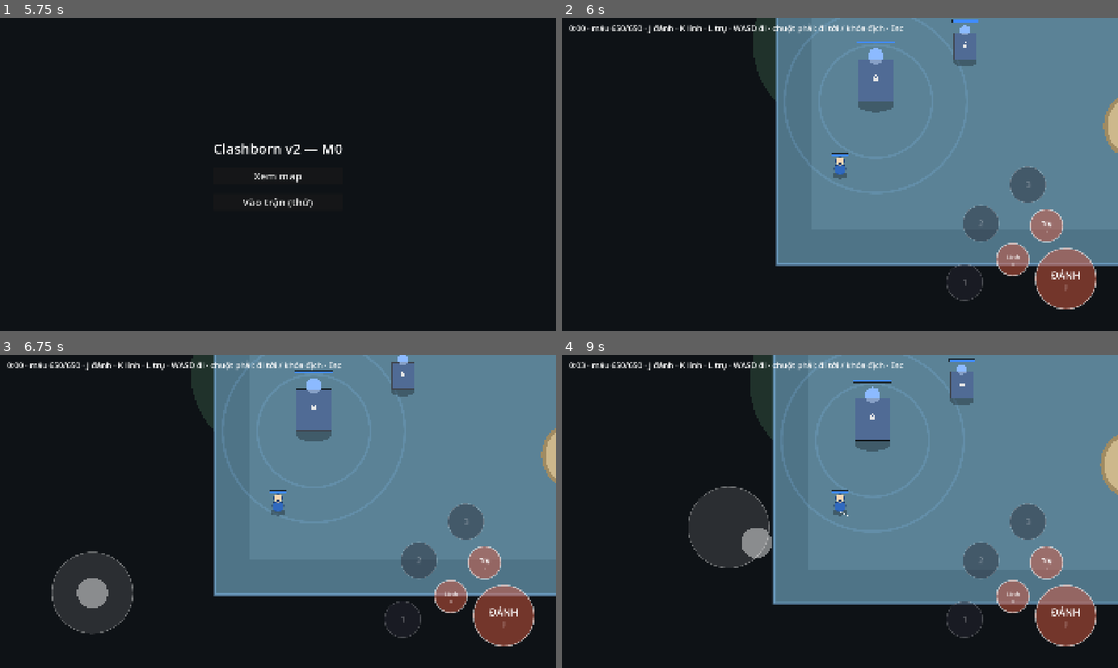
Above: before the commit, frames 1-4 (two rows, left to right).
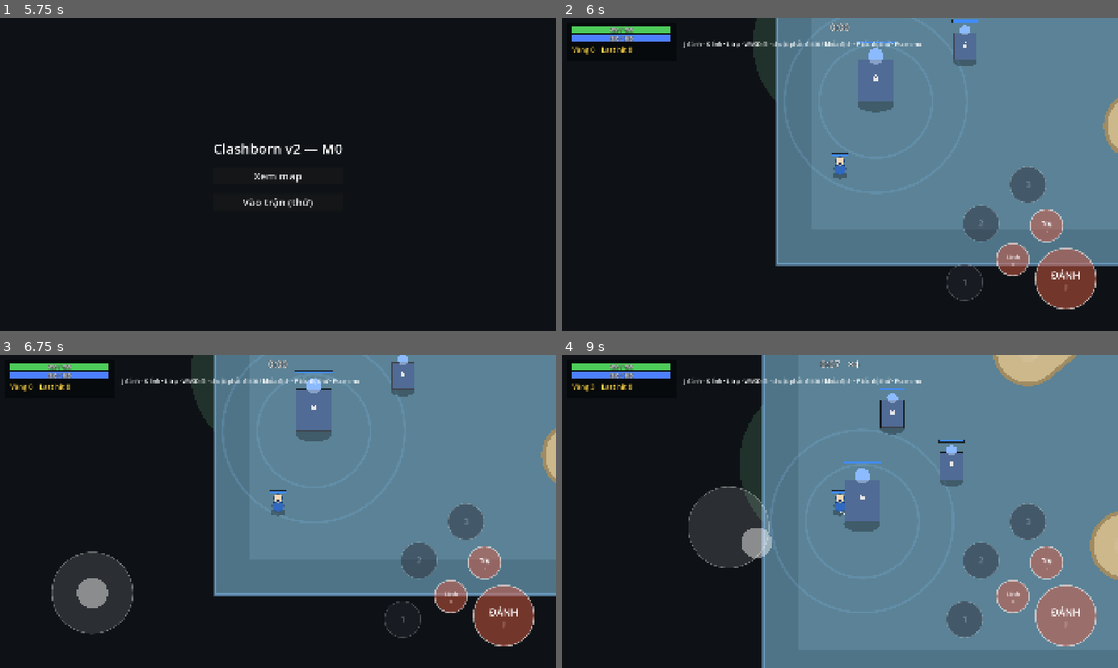
Above: after the commit, the same moments.

Repository: langhoangtien/clash-born-v2
Game: Godot game, scene res://app/main.tscn
Two runs of this game, one before a commit and one after it. Both use one fixed random seed, a clock stepped at 60 frames per second and the inputs below.
Inputs (mouse positions are in pixels of both pictures, inside the frame that each line leads up to):
- Up to frame 1 (5.75 s): click "Xem map" at 0.5 s; tap Enter at 1.25, 2.75, 4.25 s; move the mouse to (400, 158) at 1.27 s; hold D 1.28-2 s; tap F at 1.35, 3.05, 4.55 s; click (400, 158) at 1.42 s; tap Space at 2, 3.5 s; drag from (166, 190) to (250, 237) at 2.02 s; move the mouse to (333, 105) at 2.77 s; hold D 2.78-3.5 s; tap 0 at 2.85 s; click (333, 105) at 2.92 s; drag from (250, 237) to (111, 127) at 3.52 s; move the mouse to (444, 221) at 4.27 s; hold A 4.28-5 s; tap 5 at 4.35 s; click (444, 221) at 4.42 s; tap Escape at 4.9 s; drag from (111, 127) to (194, 96) at 5.02 s
- Up to frame 2 (6 s): click "Vào trận (thử)" at 5.75 s
- Up to frame 3 (6.75 s): tap Space at 6.5 s; move the mouse to (94, 592) at 6.52 s; hold S from 6.53 s (still down); tap K at 6.6 s; click (94, 592) at 6.67 s
- Up to frame 4 (9 s): tap F at 6.8, 8.1 s; release S at 7.25 s; drag from (1023, 574) to (728, 527) at 7.27 s; move the mouse to (962, 495) at 8.02 s; hold W 8.03-8.75 s; click (962, 495) at 8.17 s; drag from (728, 527) to (812, 574) at 8.77 s

Frame 1 is identical in both runs. In frame 2, 1.8% of the frame differs, in the area x 1-65%, y 1-12%; in frame 3, 1.8%; in frame 4, 22%, in the area x 1-100%, y 0-100%.

Commit message:
M2.5: win/lose (STR-05), gold from last hits/towers/passive (ECO-01/07), HUD, result screen, test speed key (D-53)
Co-Authored-By: Claude Opus 5.5 <noreply@anthropic.com>
Claude-Session: https://claude.ai/code/session_01U9XXiwXKA4KHDW2xJbUPmE

Diff:
--- a/app/match_scene.gd
+++ b/app/match_scene.gd
@@ -8,6 +8,9 @@
 const SEED: int = 1
 ## CTL-02: phím PC giả lập nút ĐÁNH / đánh lính / đánh trụ (theo Rules.AttackMode).
 const ATTACK_KEYS: Array[Key] = [KEY_J, KEY_K, KEY_L]
+const SPEEDS: Array[int] = [1, 2, 4, 8]
+const MENU_SCENE: String = "res://app/main.tscn"
+const HELP: String = "J đánh · K lính · L trụ · WASD đi · chuột phải: đi tới / khóa địch · F tốc độ thử · Esc menu"
 
 @onready var map_view: MapView = $MapView
 @onready var units_view: UnitsView = $UnitsView
@@ -15,11 +18,13 @@
 @onready var hud: Label = $Hud/Info
 @onready var joystick: TouchJoystick = $Hud/Joystick
 @onready var attack_buttons: AttackButtons = $Hud/AttackButtons
+@onready var match_hud: MatchHud = $Hud/MatchHud
 
 var world: World
 var runner: SimRunner
 var hero: Entity
 var input: MatchInput = MatchInput.new()
+var result: ResultPanel
 
 
 func _ready() -> void:
@@ -36,6 +41,9 @@
 	runner = SimRunner.new(world)
 	runner.before_step.connect(_before_step)
 	camera.position = hero.position
+	match_hud.world = world
+	match_hud.hero = hero
+	hud.text = HELP
 
 
 func _process(delta: float) -> void:
@@ -50,19 +58,23 @@
 	runner.advance(delta)
 	units_view.alpha = runner.alpha()
 	camera.position = units_view.display_position(hero)
-	hud.text = "%s · %s · J đánh · K lính · L trụ · WASD đi · chuột phải: đi tới / khóa địch · Esc" % [
-		_clock(), _status()]
+	match_hud.speed = runner.speed
+	if world.winner >= 0 and result == null:
+		_show_result()
 
 
-func _clock() -> String:
-	var seconds: int = int(world.tick * SimClock.TICK_SECONDS)
-	return "%d:%02d" % [seconds / 60, seconds % 60]
+func _show_result() -> void:
+	result = ResultPanel.new()
+	$Hud.add_child(result)
+	result.show_result(world, hero)
+	result.replay_pressed.connect(func() -> void: get_tree().reload_current_scene())
+	result.menu_pressed.connect(func() -> void: get_tree().change_scene_to_file(MENU_SCENE))
 
 
-func _status() -> String:
-	if not hero.alive:
-		return "hồi sinh sau %.0f s" % ceilf(maxi(0, hero.respawn_tick - world.tick) * SimClock.TICK_SECONDS)
-	return "máu %.0f/%.0f" % [hero.health, hero.stats.get_stat(StatId.Id.MAX_HP)]
+## D-53: phím F đổi tốc độ chơi thử ×1 → ×2 → ×4 → ×8 → ×1.
+func cycle_speed() -> void:
+	var i: int = SPEEDS.find(runner.speed)
+	runner.speed = SPEEDS[(i + 1) % SPEEDS.size()]
 
 
 func _before_step() -> void:
@@ -87,8 +99,10 @@
 
 
 func _unhandled_input(event: InputEvent) -> void:
-	if event is InputEventKey and event.pressed and (event as InputEventKey).keycode == KEY_ESCAPE:
-		get_tree().change_scene_to_file("res://app/main.tscn")
+	if event is InputEventKey and event.pressed and not (event as InputEventKey).echo and (event as InputEventKey).keycode == KEY_F:
+		cycle_speed()
+	elif event is InputEventKey and event.pressed and (event as InputEventKey).keycode == KEY_ESCAPE:
+		get_tree().change_scene_to_file(MENU_SCENE)
 	elif event is InputEventMouseButton and event.pressed and (event as InputEventMouseButton).button_index == MOUSE_BUTTON_RIGHT:
 		input.click_world_point(get_global_mouse_position(), true)
 	elif event is InputEventScreenTouch and event.pressed:
--- a/app/match_scene.tscn
+++ b/app/match_scene.tscn
@@ -6,6 +6,7 @@
 [ext_resource type="Resource" path="res://data/maps/clashborn.tres" id="4_map"]
 [ext_resource type="Script" path="res://view/hud/touch_joystick.gd" id="5_stick"]
 [ext_resource type="Script" path="res://view/hud/attack_buttons.gd" id="6_attack"]
+[ext_resource type="Script" path="res://view/hud/match_hud.gd" id="7_hud"]
 
 [node name="MatchScene" type="Node2D"]
 script = ExtResource("1_match")
@@ -23,12 +24,20 @@
 
 [node name="Hud" type="CanvasLayer" parent="."]
 
+[node name="MatchHud" type="Control" parent="Hud"]
+layout_mode = 3
+anchors_preset = 15
+anchor_right = 1.0
+anchor_bottom = 1.0
+mouse_filter = 2
+script = ExtResource("7_hud")
+
 [node name="Info" type="Label" parent="Hud"]
-offset_left = 24.0
-offset_top = 16.0
-offset_right = 1400.0
-offset_bottom = 60.0
-theme_override_font_sizes/font_size = 28
+offset_left = 420.0
+offset_top = 76.0
+offset_right = 1500.0
+offset_bottom = 110.0
+theme_override_font_sizes/font_size = 20
 
 [node name="Joystick" type="Control" parent="Hud"]
 anchors_preset = 2
--- a/app/sim_runner.gd
+++ b/app/sim_runner.gd
@@ -5,11 +5,17 @@
 
 ## Khung hình quá dài (máy giật) không chạy bù quá chừng này tick; phần thừa bị bỏ.
 const MAX_STEPS_PER_FRAME: int = 5
+## Khi tăng tốc: một khung hình không chạy SIM quá chừng này mili giây (giữ hình mượt; máy
+## yếu thì tốc độ thật thấp hơn số chọn). Tốc độ ×1 không bị giới hạn này.
+const FAST_FRAME_BUDGET_MS: int = 25
 
 signal before_step
 
 var world: World
 var paused: bool = false
+## Tăng tốc trận để chơi thử (D-53): số giây trận chạy cho mỗi giây thật. Chỉ chạy nhiều
+## tick hơn mỗi khung hình, không đổi SIM, nên phát lại vẫn khớp.
+var speed: int = 1
 
 var _accumulator: float = 0.0
 
@@ -22,14 +28,19 @@
 func advance(delta: float) -> int:
 	if paused:
 		return 0
-	_accumulator += maxf(0.0, delta)
+	_accumulator += maxf(0.0, delta) * speed
 	var steps: int = 0
-	while _accumulator + 0.000001 >= SimClock.TICK_SECONDS and steps < MAX_STEPS_PER_FRAME:
+	var cap: int = MAX_STEPS_PER_FRAME * speed
+	var start: int = Time.get_ticks_msec()
+	while _accumulator + 0.000001 >= SimClock.TICK_SECONDS and steps < cap and world.winner < 0:
 		_accumulator -= SimClock.TICK_SECONDS
 		before_step.emit()
 		world.step()
 		steps += 1
-	if steps == MAX_STEPS_PER_FRAME:
+		if speed > 1 and Time.get_ticks_msec() - start > FAST_FRAME_BUDGET_MS:
+			_accumulator = 0.0
+			break
+	if steps == cap or world.winner >= 0:
 		_accumulator = minf(_accumulator, SimClock.TICK_SECONDS * 0.999)
 	return steps
 
--- a/content/balance/balance_settings.tres
+++ b/content/balance/balance_settings.tres
@@ -45,3 +45,5 @@
 fountain_regen = 0.05
 fountain_damage = 300.0
 fountain_attack_interval = 1.0
+passive_gold = 1
+passive_gold_interval = 2.0
--- a/content/units/creep_melee.tres
+++ b/content/units/creep_melee.tres
@@ -22,3 +22,4 @@
 id = &"creep_melee"
 display_name = "Lính cận chiến"
 art_id = &"creep_melee"
+bounty_gold = 36
--- a/content/units/creep_ranged.tres
+++ b/content/units/creep_ranged.tres
@@ -23,3 +23,4 @@
 id = &"creep_ranged"
 display_name = "Lính đánh xa"
 art_id = &"creep_ranged"
+bounty_gold = 45
--- a/content/units/creep_siege.tres
+++ b/content/units/creep_siege.tres
@@ -23,3 +23,4 @@
 id = &"creep_siege"
 display_name = "Lính công thành"
 art_id = &"creep_siege"
+bounty_gold = 70
--- a/content/units/tower_t1.tres
+++ b/content/units/tower_t1.tres
@@ -23,3 +23,4 @@
 id = &"tower_t1"
 display_name = "Trụ 1"
 art_id = &"tower"
+bounty_gold = 150
--- a/content/units/tower_t2.tres
+++ b/content/units/tower_t2.tres
@@ -23,3 +23,4 @@
 id = &"tower_t2"
 display_name = "Trụ 2"
 art_id = &"tower"
+bounty_gold = 200
--- a/content/units/tower_t3.tres
+++ b/content/units/tower_t3.tres
@@ -23,3 +23,4 @@
 id = &"tower_t3"
 display_name = "Trụ 3"
 art_id = &"tower"
+bounty_gold = 225
--- a/content/units/tower_t4.tres
+++ b/content/units/tower_t4.tres
@@ -23,3 +23,4 @@
 id = &"tower_t4"
 display_name = "Trụ bảo vệ nhà"
 art_id = &"tower"
+bounty_gold = 250
--- a/sim/core/balance_settings.gd
+++ b/sim/core/balance_settings.gd
@@ -56,6 +56,11 @@
 @export var respawn_base: float
 @export var respawn_per_level: float
 
+@export_group("Kinh tế (ECO)")
+## ECO-01: cứ passive_gold_interval giây mỗi hero được passive_gold vàng.
+@export var passive_gold: int
+@export var passive_gold_interval: float
+
 @export_group("Điều khiển (CTL)")
 ## CTL-02: tầm tìm mục tiêu = tầm đánh + chừng này.
 @export var attack_search_bonus: float
--- a/sim/systems/damage_system.gd
+++ b/sim/systems/damage_system.gd
@@ -25,6 +25,7 @@
 		if target.health <= 0.0:
 			target.health = 0.0
 			target.alive = false
+			target.killer_id = r.source_id
 			world.emit(&"unit_died", r.source_id, r.target_id)
 
 
--- a/sim/systems/death_system.gd
+++ b/sim/systems/death_system.gd
@@ -1,8 +1,8 @@
 class_name DeathSystem
 extends SimSystem
 ## Pha 11: gỡ đơn vị đã chết. Công trình đổ → ghi vào `destroyed_structures`, phát
-## `structure_destroyed`, tính lại khóa (STR-02). Hero không bị gỡ: chờ rồi hồi sinh ở
-## fountain (ECO-04). Thưởng vàng/XP ở M2.5.
+## `structure_destroyed`, tính lại khóa (STR-02); nhà chính đổ → kết thúc trận (STR-05).
+## Hero không bị gỡ: chờ rồi hồi sinh ở fountain (ECO-04). Thưởng vàng ECO-01/07; XP ở M3.5.
 
 
 func run(world: World) -> void:
@@ -18,6 +18,7 @@
 			world.destroyed_structures[e.structure_id] = true
 			world.emit(&"structure_destroyed", -1, e.id)
 			structure_fell = true
+		_reward(world, e)
 		gone.append(e)
 	for e: Entity in gone:
 		world.remove_entity(e)
@@ -48,3 +49,22 @@
 	e.mana = e.stats.get_stat(StatId.Id.MAX_MANA)
 	e.order = Order.idle()
 	world.emit(&"hero_respawned", -1, e.id)
+
+
+## ECO-01: last hit của hero lấy vàng lính/quái. ECO-07: trụ đổ → mọi hero đội kia nhận
+## vàng trụ. STR-05: nhà chính đổ → đội kia thắng.
+func _reward(world: World, e: Entity) -> void:
+	if e.kind == Entity.Kind.CORE:
+		if world.winner < 0:
+			world.winner = 1 - e.team
+			world.emit(&"match_ended", -1, e.id)
+		return
+	if e.kind == Entity.Kind.TOWER:
+		for hero: Entity in world.entities:
+			if hero.kind == Entity.Kind.HERO and hero.team != e.team:
+				hero.gold += e.bounty_gold
+		return
+	var killer: Entity = world.find_entity(e.killer_id)
+	if killer != null and killer.kind == Entity.Kind.HERO and killer.team != e.team:
+		killer.gold += e.bounty_gold
+		killer.last_hits += 1
--- /dev/null
+++ b/sim/systems/economy_system.gd
@@ -0,0 +1,14 @@
+class_name EconomySystem
+extends SimSystem
+## Pha 12: vàng thụ động (ECO-01): cứ `passive_gold_interval` giây (tính từ tick 0) mỗi hero
+## được `passive_gold`, kể cả khi đang chờ hồi sinh. Vàng last hit / trụ ở DeathSystem.
+
+
+func run(world: World) -> void:
+	if world.balance.passive_gold_interval <= 0.0 or world.balance.passive_gold == 0:
+		return
+	if world.tick % maxi(1, SimClock.seconds_to_ticks(world.balance.passive_gold_interval)) != 0:
+		return
+	for e: Entity in world.entities:
+		if e.kind == Entity.Kind.HERO:
+			e.gold += world.balance.passive_gold
--- a/sim/world/entity.gd
+++ b/sim/world/entity.gd
@@ -33,6 +33,12 @@
 ## Hero: mục tiêu đang khóa (CTL-04, CommandSystem ghi), tick hồi sinh (ECO-04, DeathSystem ghi; -1 = không chờ).
 var lock_target_id: int = -1
 var respawn_tick: int = -1
+## Kinh tế (ECO-01/07): vàng thưởng khi bị hạ (từ dữ liệu), vàng và số last hit của hero,
+## kẻ gây đòn chết (DamageSystem ghi).
+var bounty_gold: int = 0
+var gold: int = 0
+var last_hits: int = 0
+var killer_id: int = -1
 var stats: StatBlock
 var health: float = 0.0
 var mana: float = 0.0
--- a/sim/world/unit_factory.gd
+++ b/sim/world/unit_factory.gd
@@ -31,6 +31,7 @@
 	e.attack_point = def.stats.attack_point
 	e.projectile_speed = def.stats.projectile_speed
 	e.stats = stats_from(world.balance, def.stats)
+	e.bounty_gold = def.bounty_gold
 	return world.add_entity(e)
 
 
--- a/sim/world/world.gd
+++ b/sim/world/world.gd
@@ -7,6 +7,8 @@
 enum Phase { COMMAND, EFFECT, STATE, VISION, CONTROLLER, MOVEMENT, ABILITY, ATTACK, DAMAGE, TRIGGER, DEATH, SPAWN }
 
 var tick: int = 0
+## Đội thắng (STR-05), -1 khi trận chưa xong. Đã có đội thắng thì step() không chạy nữa.
+var winner: int = -1
 var rng: RandomNumberGenerator = RandomNumberGenerator.new()
 var balance: BalanceSettings
 ## Map của trận; null trong test không cần map.
@@ -52,6 +54,7 @@
 	add_system(FountainSystem.new(), Phase.ATTACK)
 	add_system(DamageSystem.new(), Phase.DAMAGE)
 	add_system(DeathSystem.new(), Phase.DEATH)
+	add_system(EconomySystem.new(), Phase.SPAWN)
 
 
 func add_system(system: SimSystem, phase: Phase) -> void:
@@ -121,6 +124,8 @@
 
 
 func step() -> void:
+	if winner >= 0:
+		return
 	tick += 1
 	previous_events = events
 	events = []
@@ -132,11 +137,11 @@
 func state_hash() -> PackedByteArray:
 	var ctx: HashingContext = HashingContext.new()
 	ctx.start(HashingContext.HASH_SHA256)
-	ctx.update(PackedInt64Array([tick, rng.seed, rng.state, entities.size()]).to_byte_array())
+	ctx.update(PackedInt64Array([tick, rng.seed, rng.state, entities.size(), winner]).to_byte_array())
 	for e: Entity in entities:
 		ctx.update(PackedInt64Array([e.id, e.team, e.kind, e.order.type, int(e.order.finished), e.order.target_id,
 			int(e.alive), int(e.locked), int(e.returning), int(e.has_origin), e.aggro_target_id, e.aggro_until_tick, e.attack_phase, e.attack_target_id, e.attack_start_tick, e.attack_release_tick, e.next_attack_tick,
-			e.lock_target_id, e.respawn_tick]).to_byte_array())
+			e.lock_target_id, e.respawn_tick, e.gold, e.last_hits]).to_byte_array())
 		ctx.update(PackedFloat64Array([e.position.x, e.position.y, e.radius, e.health, e.mana,
 			e.order.point.x, e.order.point.y, e.order.direction.x, e.order.direction.y,
 			e.chase_origin.x, e.chase_origin.y]).to_byte_array())
--- a/tests/app/test_sim_runner.gd
+++ b/tests/app/test_sim_runner.gd
@@ -43,3 +43,17 @@
 	r.before_step.connect(func() -> void: seen.append(r.world.tick))
 	r.advance(0.1)
 	assert_eq(seen, [0, 1, 2])
+
+
+func test_D_53_speed_runs_more_ticks_per_real_second() -> void:
+	var r: SimRunner = _runner()
+	r.speed = 4
+	for i: int in range(60):
+		r.advance(1.0 / 60.0)
+	assert_eq(r.world.tick, 120)
+
+
+func test_STR_05_runner_stops_when_match_ended() -> void:
+	var r: SimRunner = _runner()
+	r.world.winner = 1
+	assert_eq(r.advance(1.0), 0)
--- /dev/null
+++ b/tests/sim/systems/test_match_end_economy.gd
@@ -0,0 +1,130 @@
+extends TestCase
+## M2.5: STR-05 (phá nhà chính → thua, trận dừng), ECO-01 (last hit, vàng thụ động), ECO-07 (vàng trụ).
+
+const MAP_PATH: String = "res://data/maps/clashborn.tres"
+const BALANCE_PATH: String = "res://content/balance/balance_settings.tres"
+
+static var _map: MapLayout
+static var _lib: ContentLibrary
+
+
+func _world(structures: bool = false) -> World:
+	if _map == null:
+		_map = load(MAP_PATH) as MapLayout
+		_lib = ContentLibrary.load_dir()
+	var w: World = World.new(1, load(BALANCE_PATH) as BalanceSettings)
+	w.map = _map
+	w.add_system(MovementSystem.new(), World.Phase.MOVEMENT)
+	if structures:
+		MatchSetup.spawn_structures(w, _lib)
+	return w
+
+
+func _center() -> Vector2:
+	return _map.world_size() * 0.5
+
+
+func _hit(w: World, source_id: int, target: Entity, amount: float = 1.0e9) -> void:
+	var r: DamageRequest = DamageRequest.new()
+	r.source_id = source_id
+	r.target_id = target.id
+	r.raw = amount
+	r.damage_type = DamageFormulas.DamageType.PURE
+	w.damage_requests.append(r)
+
+
+func _structure(w: World, structure_id: StringName) -> Entity:
+	for e: Entity in w.entities:
+		if e.structure_id == structure_id:
+			return e
+	return null
+
+
+func _brakk(w: World, team: int, at: Vector2) -> Entity:
+	return UnitFactory.hero(w, _lib.heroes[&"brakk"], team, at)
+
+
+func test_STR_05_core_destroyed_ends_match_and_sim_stops() -> void:
+	var w: World = _world(true)
+	var core: Entity = _structure(w, &"core_1")
+	core.locked = false
+	_hit(w, -1, core)
+	w.step()
+	assert_eq(w.winner, 0, "Red mất nhà chính → Blue thắng")
+	assert_true(w.events.any(func(ev: GameEvent) -> bool: return ev.type == &"match_ended"))
+	var tick: int = w.tick
+	var hash_before: PackedByteArray = w.state_hash()
+	for t: int in range(10):
+		w.step()
+	assert_eq(w.tick, tick, "trận đã xong thì không chạy nữa")
+	assert_eq(w.state_hash(), hash_before)
+
+
+func test_STR_05_no_winner_while_cores_stand() -> void:
+	var w: World = _world(true)
+	_hit(w, -1, _structure(w, &"blue_mid_t1"))
+	w.step()
+	assert_eq(w.winner, -1)
+
+
+func test_ECO_01_last_hit_gives_bounty_to_killer_only() -> void:
+	var w: World = _world()
+	var me: Entity = _brakk(w, 0, _center())
+	var ally: Entity = _brakk(w, 0, _center() + Vector2(0, 200))
+	var creep: Entity = MatchSetup.spawn_creep(w, _lib, &"creep_ranged", 1, "MID", _center() + Vector2(150, 0))
+	_hit(w, ally.id, creep, 200.0)
+	w.step()
+	assert_eq(ally.gold, 0, "gây sát thương mà không kết liễu thì không có vàng")
+	_hit(w, me.id, creep)
+	w.step()
+	assert_eq(me.gold, 45)
+	assert_eq(me.last_hits, 1)
+	assert_eq(ally.gold, 0)
+
+
+func test_ECO_01_creep_or_tower_kill_gives_no_gold() -> void:
+	var w: World = _world()
+	var me: Entity = _brakk(w, 0, _center())
+	var mine: Entity = MatchSetup.spawn_creep(w, _lib, &"creep_melee", 0, "MID", _center() + Vector2(-150, 0))
+	var creep: Entity = MatchSetup.spawn_creep(w, _lib, &"creep_melee", 1, "MID", _center() + Vector2(150, 0))
+	_hit(w, mine.id, creep)
+	w.step()
+	assert_eq(me.gold, 0)
+	assert_eq(me.last_hits, 0)
+
+
+func test_ECO_01_passive_gold_every_interval_even_when_dead() -> void:
+	var w: World = _world()
+	var me: Entity = _brakk(w, 0, _center())
+	var every: int = SimClock.seconds_to_ticks(w.balance.passive_gold_interval)
+	assert_eq(every, 60)
+	for t: int in range(every - 1):
+		w.step()
+	assert_eq(me.gold, 0)
+	w.step()
+	assert_eq(me.gold, 1)
+	_hit(w, -1, me)
+	for t: int in range(every):
+		w.step()
+	assert_false(me.alive)
+	assert_eq(me.gold, 2)
+
+
+func test_ECO_07_tower_gold_to_every_enemy_hero_whoever_kills() -> void:
+	var w: World = _world(true)
+	var blue: Entity = _brakk(w, 0, _center())
+	var red: Entity = _brakk(w, 1, _center() + Vector2(300, -300))
+	_hit(w, -1, _structure(w, &"red_mid_t1"))
+	w.step()
+	assert_eq(blue.gold, 150)
+	assert_eq(red.gold, 0)
+	assert_eq(blue.last_hits, 0, "trụ không tính last hit")
+
+
+func test_D_53_bounties_from_content() -> void:
+	if _lib == null:
+		_world()
+	assert_eq(_lib.units[&"creep_melee"].bounty_gold, 36)
+	assert_eq(_lib.units[&"creep_siege"].bounty_gold, 70)
+	assert_eq(_lib.units[&"tower_t4"].bounty_gold, 250)
+	assert_eq(_lib.units[&"core"].bounty_gold, 0)
--- /dev/null
+++ b/tests/view/test_match_hud.gd
@@ -0,0 +1,40 @@
+extends TestCase
+## M2.5: HUD tối thiểu, màn kết quả (STR-05), phím tốc độ chơi thử (D-53).
+
+const SCENE: String = "res://app/match_scene.tscn"
+
+
+func test_clock_and_respawn_text() -> void:
+	assert_eq(MatchHud.clock_text(0), "0:00")
+	assert_eq(MatchHud.clock_text(30 * 75), "1:15")
+	var w: World = World.new(1, BalanceSettings.new())
+	var e: Entity = Entity.new()
+	assert_eq(MatchHud.respawn_text(w, e), "")
+	e.alive = false
+	e.respawn_tick = 100
+	assert_eq(MatchHud.respawn_text(w, e), "Hồi sinh sau 4 s")
+
+
+func test_STR_05_result_title() -> void:
+	assert_eq(ResultPanel.title_for(0, 0), "CHIẾN THẮNG")
+	assert_eq(ResultPanel.title_for(1, 0), "THẤT BẠI")
+
+
+func test_match_scene_speed_cycle_and_result_screen() -> void:
+	var tree: SceneTree = Engine.get_main_loop() as SceneTree
+	var scene: Node = (load(SCENE) as PackedScene).instantiate()
+	tree.root.add_child(scene)
+	scene.set_process(false)
+	var runner: SimRunner = scene.runner
+	for expected: int in [2, 4, 8, 1]:
+		scene.cycle_speed()
+		assert_eq(runner.speed, expected)
+	scene.tick_frame(0.0)
+	assert_true(scene.result == null, "chưa xong trận thì không có màn kết quả")
+	scene.world.winner = 0
+	scene.tick_frame(0.5)
+	assert_true(scene.result != null, "nhà chính đổ thì hiện màn kết quả")
+	assert_eq(scene.world.tick, 0, "trận xong thì không chạy tiếp")
+	assert_true(scene.find_child("ReplayButton", true, false) != null)
+	assert_true(scene.find_child("MenuButton", true, false) != null)
+	scene.free()
--- /dev/null
+++ b/view/hud/match_hud.gd
@@ -0,0 +1,64 @@
+class_name MatchHud
+extends Control
+## HUD tối thiểu (M2.5): đồng hồ trận, máu/mana, vàng, last hit, đếm ngược hồi sinh,
+## tốc độ chơi thử. Tầng VIEW: chỉ đọc World và hero, không nhận chạm.
+
+const PANEL: Rect2 = Rect2(16, 16, 380, 132)
+const BAR: Vector2 = Vector2(340, 22)
+const HP_COLOR: Color = Color(0.3, 0.8, 0.35)
+const MANA_COLOR: Color = Color(0.3, 0.5, 1.0)
+
+var world: World
+var hero: Entity
+## Tốc độ chơi thử (SimRunner.speed); >1 thì hiện cạnh đồng hồ.
+var speed: int = 1
+
+
+static func clock_text(tick: int) -> String:
+	var seconds: int = int(tick * SimClock.TICK_SECONDS)
+	return "%d:%02d" % [seconds / 60, seconds % 60]
+
+
+static func respawn_text(world: World, hero: Entity) -> String:
+	if hero.alive:
+		return ""
+	return "Hồi sinh sau %d s" % ceili(maxi(0, hero.respawn_tick - world.tick) * SimClock.TICK_SECONDS)
+
+
+func _ready() -> void:
+	mouse_filter = Control.MOUSE_FILTER_IGNORE
+	set_anchors_preset(Control.PRESET_FULL_RECT)
+
+
+func _process(_delta: float) -> void:
+	queue_redraw()
+
+
+func _draw() -> void:
+	if world == null or hero == null:
+		return
+	var font: Font = ThemeDB.fallback_font
+	var top: String = clock_text(world.tick) + ("   ×%d" % speed if speed > 1 else "")
+	_text(font, Vector2(size.x * 0.5, 44), top, 34, Color.WHITE, true)
+	draw_rect(PANEL, Color(0, 0, 0, 0.45))
+	var x: float = PANEL.position.x + 20
+	var max_hp: float = maxf(1.0, hero.stats.get_stat(StatId.Id.MAX_HP))
+	var max_mana: float = maxf(1.0, hero.stats.get_stat(StatId.Id.MAX_MANA))
+	_bar(font, Vector2(x, 30), hero.health, max_hp, HP_COLOR)
+	_bar(font, Vector2(x, 60), hero.mana, max_mana, MANA_COLOR)
+	_text(font, Vector2(x, 120), "Vàng %d    Last hit %d" % [hero.gold, hero.last_hits], 24, Color(1, 0.85, 0.3), false)
+	var wait: String = respawn_text(world, hero)
+	if wait != "":
+		_text(font, Vector2(size.x * 0.5, size.y * 0.4), wait, 48, Color(1, 0.4, 0.4), true)
+
+
+func _bar(font: Font, at: Vector2, value: float, maximum: float, color: Color) -> void:
+	draw_rect(Rect2(at, BAR), Color(0, 0, 0, 0.7))
+	draw_rect(Rect2(at, Vector2(BAR.x * clampf(value / maximum, 0, 1), BAR.y)), color)
+	_text(font, at + Vector2(BAR.x * 0.5, BAR.y - 4), "%d / %d" % [roundi(value), roundi(maximum)], 18, Color.WHITE, true)
+
+
+func _text(font: Font, at: Vector2, text: String, font_size: int, color: Color, centered: bool) -> void:
+	var w: float = font.get_string_size(text, HORIZONTAL_ALIGNMENT_LEFT, -1, font_size).x if centered else 0.0
+	draw_string_outline(font, at - Vector2(w * 0.5, 0), text, HORIZONTAL_ALIGNMENT_LEFT, -1, font_size, 6, Color(0, 0, 0, 0.8))
+	draw_string(font, at - Vector2(w * 0.5, 0), text, HORIZONTAL_ALIGNMENT_LEFT, -1, font_size, color)
--- /dev/null
+++ b/view/hud/result_panel.gd
@@ -0,0 +1,48 @@
+class_name ResultPanel
+extends Control
+## Màn kết quả (STR-05): thắng/thua, thời gian trận, vàng, last hit; nút Chơi lại / Về menu.
+## Chỉ báo bằng tín hiệu, tầng APP quyết định làm gì.
+
+signal replay_pressed
+signal menu_pressed
+
+
+static func title_for(winner: int, my_team: int) -> String:
+	return "CHIẾN THẮNG" if winner == my_team else "THẤT BẠI"
+
+
+func show_result(world: World, hero: Entity) -> void:
+	set_anchors_and_offsets_preset(Control.PRESET_FULL_RECT)
+	var shade: ColorRect = ColorRect.new()
+	shade.color = Color(0, 0, 0, 0.6)
+	shade.set_anchors_and_offsets_preset(Control.PRESET_FULL_RECT)
+	add_child(shade)
+	var box: VBoxContainer = VBoxContainer.new()
+	box.set_anchors_and_offsets_preset(Control.PRESET_CENTER)
+	box.grow_horizontal = Control.GROW_DIRECTION_BOTH
+	box.grow_vertical = Control.GROW_DIRECTION_BOTH
+	box.add_theme_constant_override("separation", 24)
+	add_child(box)
+	var won: bool = world.winner == hero.team
+	_label(box, title_for(world.winner, hero.team), 72, Color(1, 0.85, 0.3) if won else Color(1, 0.4, 0.4))
+	_label(box, "Thời gian %s · Vàng %d · Last hit %d" % [MatchHud.clock_text(world.tick), hero.gold, hero.last_hits], 32, Color.WHITE)
+	_button(box, "ReplayButton", "Chơi lại", replay_pressed)
+	_button(box, "MenuButton", "Về menu", menu_pressed)
+
+
+func _label(box: Container, text: String, font_size: int, color: Color) -> void:
+	var label: Label = Label.new()
+	label.text = text
+	label.horizontal_alignment = HORIZONTAL_ALIGNMENT_CENTER
+	label.add_theme_font_size_override("font_size", font_size)
+	label.add_theme_color_override("font_color", color)
+	box.add_child(label)
+
+
+func _button(box: Container, node_name: String, text: String, pressed: Signal) -> void:
+	var button: Button = Button.new()
+	button.name = node_name
+	button.text = text
+	button.add_theme_font_size_override("font_size", 36)
+	button.pressed.connect(func() -> void: pressed.emit())
+	box.add_child(button)
Not shown: 1 places in app/match_scene.tscn that only renumber resources
Not shown, added: sim/systems/economy_system.gd.uid
Not shown, added: tests/sim/systems/test_match_end_economy.gd.uid
Not shown, added: tests/view/test_match_hud.gd.uid
Not shown, added: view/hud/match_hud.gd.uid
Not shown, added: view/hud/result_panel.gd.uid
Not shown, changed: docs/CONTENT.md
Not shown, changed: docs/DECISIONS.md
Not shown, changed: docs/GAME_RULES.md
Not shown, changed: docs/ROADMAP.md
